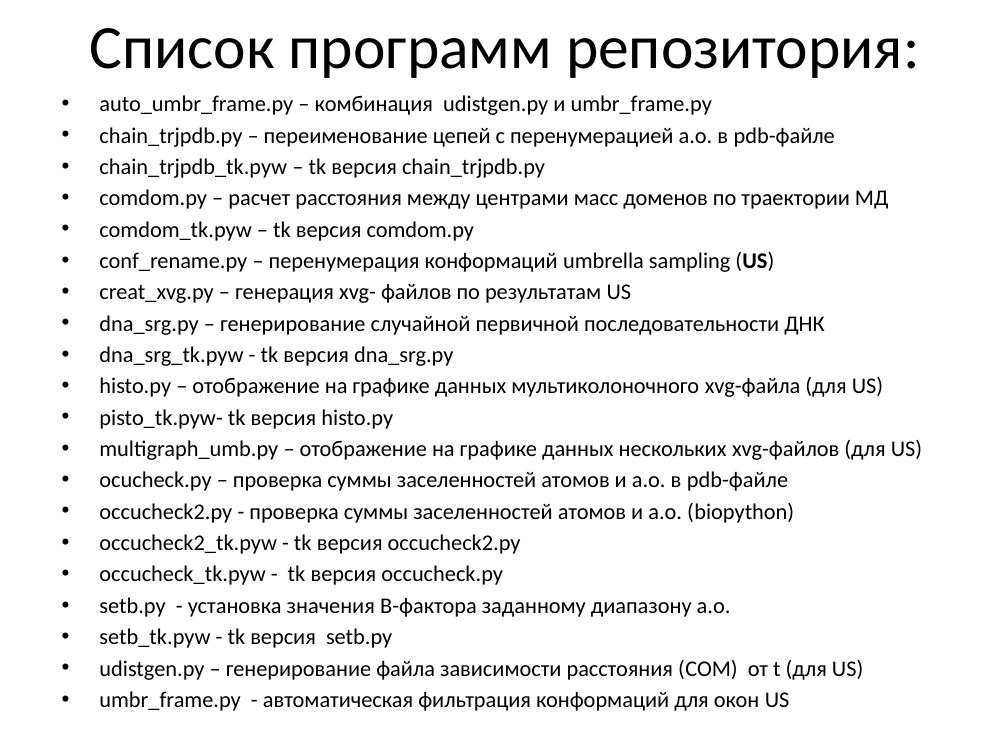
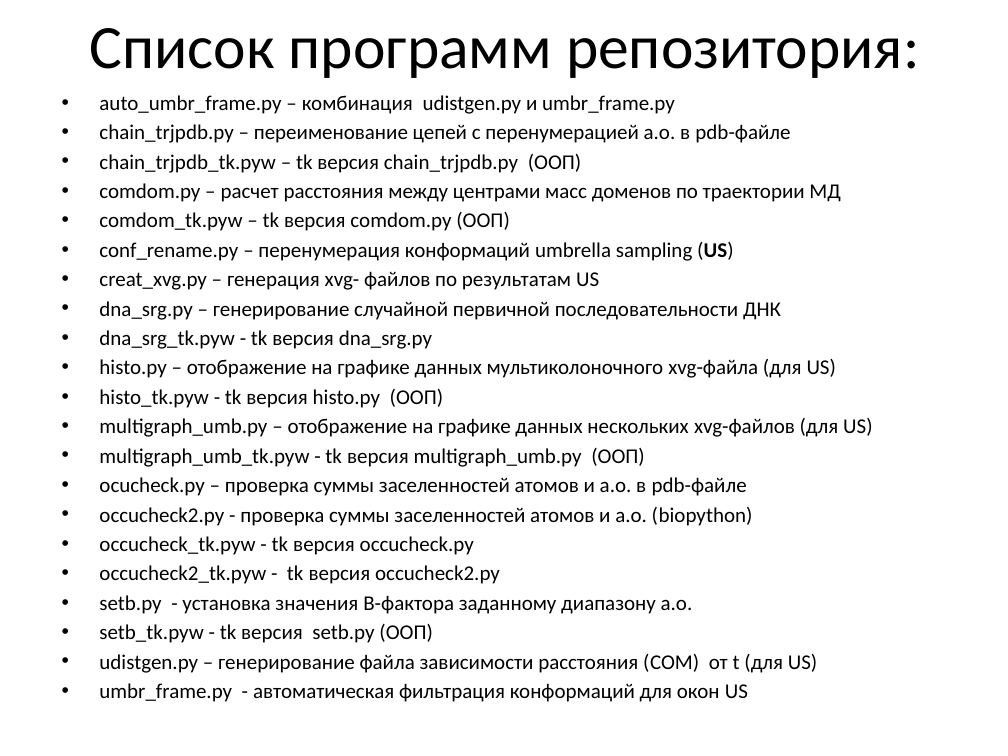
Before and after one commit to alashkov83/md_utils, a slide deck: slide 4 of readme.pptx. Drawn at 1008x756 pixels with LibreOffice and Linux fonts; fonts in the diff are those of the drawing; background and template pictures are left out. Boxes give left, top, right and bottom in pixels: in the first picture for what was removed or moved away, otherwise in the second. Text is boxed around its words. In the diff, an @@ line names an element or a change of style, - is before the commit and + after.

Commit message:
Update readme

```diff
--- a/readme.pptx
+++ b/readme.pptx
@@ text at (99,95,872,702): size 16 to 15 pt in "auto_umbr_frame.py – комбинация udistgen.py и umbr_frame.py", "chain_trjpdb.py – переименование цепей с перенумерацией а.о. ...", "comdom.py – расчет расстояния между центрами масс ...", "conf_rename.py – перенумерация конформаций umbrella sampling ..." and 11 more places @@
@@ text at (99,154,582,173): text changed; size 16 to 15 pt @@
-• chain_trjpdb_tk.pyw – tk версия chain_trjpdb.py
+• chain_trjpdb_tk.pyw – tk версия chain_trjpdb.py (ООП)
@@ text at (99,212,510,231): text changed; size 16 to 15 pt @@
-• comdom_tk.pyw – tk версия comdom.py
+• comdom_tk.pyw – tk версия comdom.py (ООП)
@@ text at (99,389,444,408): text changed; size 16 to 15 pt @@
-• pisto_tk.pyw- tk версия histo.py
+• histo_tk.pyw - tk версия histo.py (ООП)
@@ text at (99,448,645,467): paragraph added @@
+• multigraph_umb_tk.pyw - tk версия multigraph_umb.py (ООП)
@@ text at (99,536,474,555): paragraph added @@
+• occucheck_tk.pyw - tk версия occucheck.py
@@ text at (99,565,503,585): paragraph removed @@
-• occucheck_tk.pyw - tk версия occucheck.py
@@ text at (99,624,433,643): text changed; size 16 to 15 pt @@
-• setb_tk.pyw - tk версия setb.py
+• setb_tk.pyw - tk версия setb.py (ООП)
```
